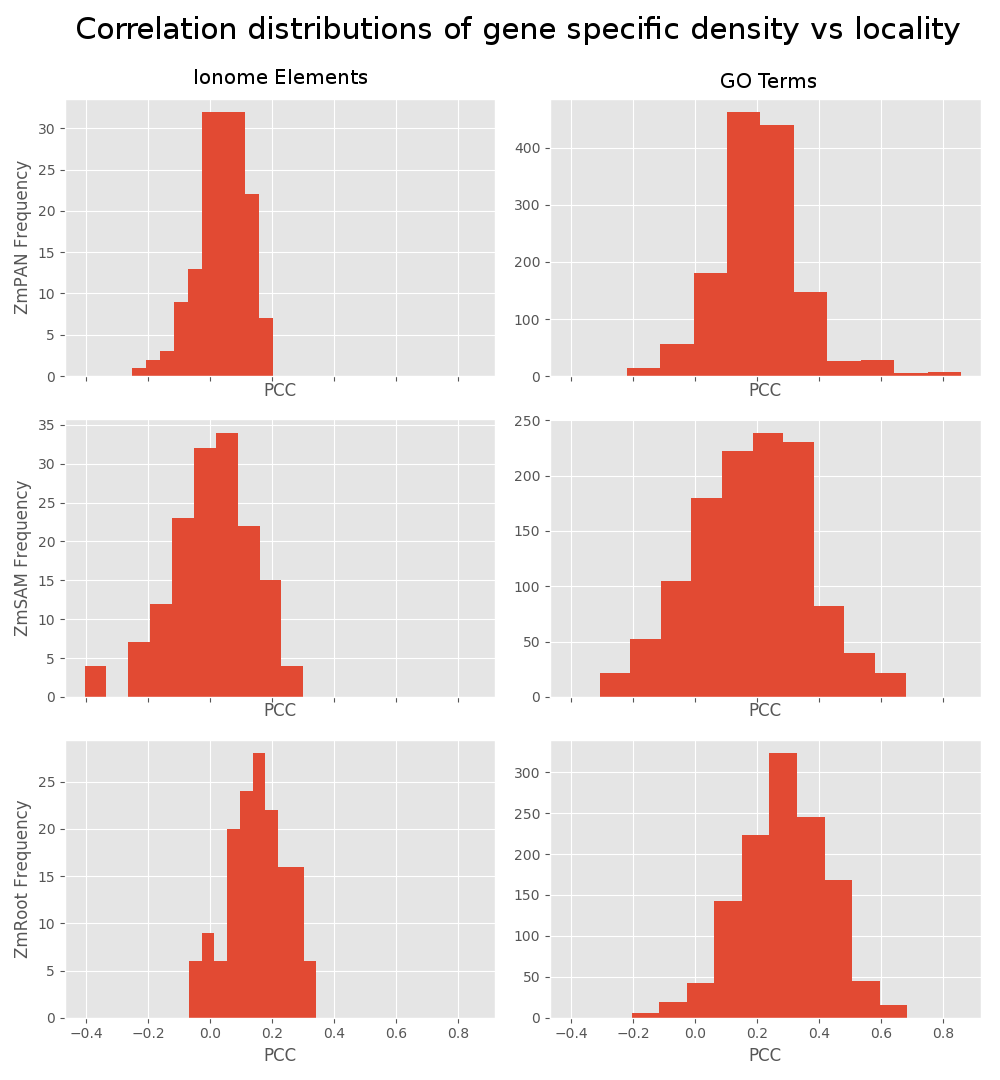
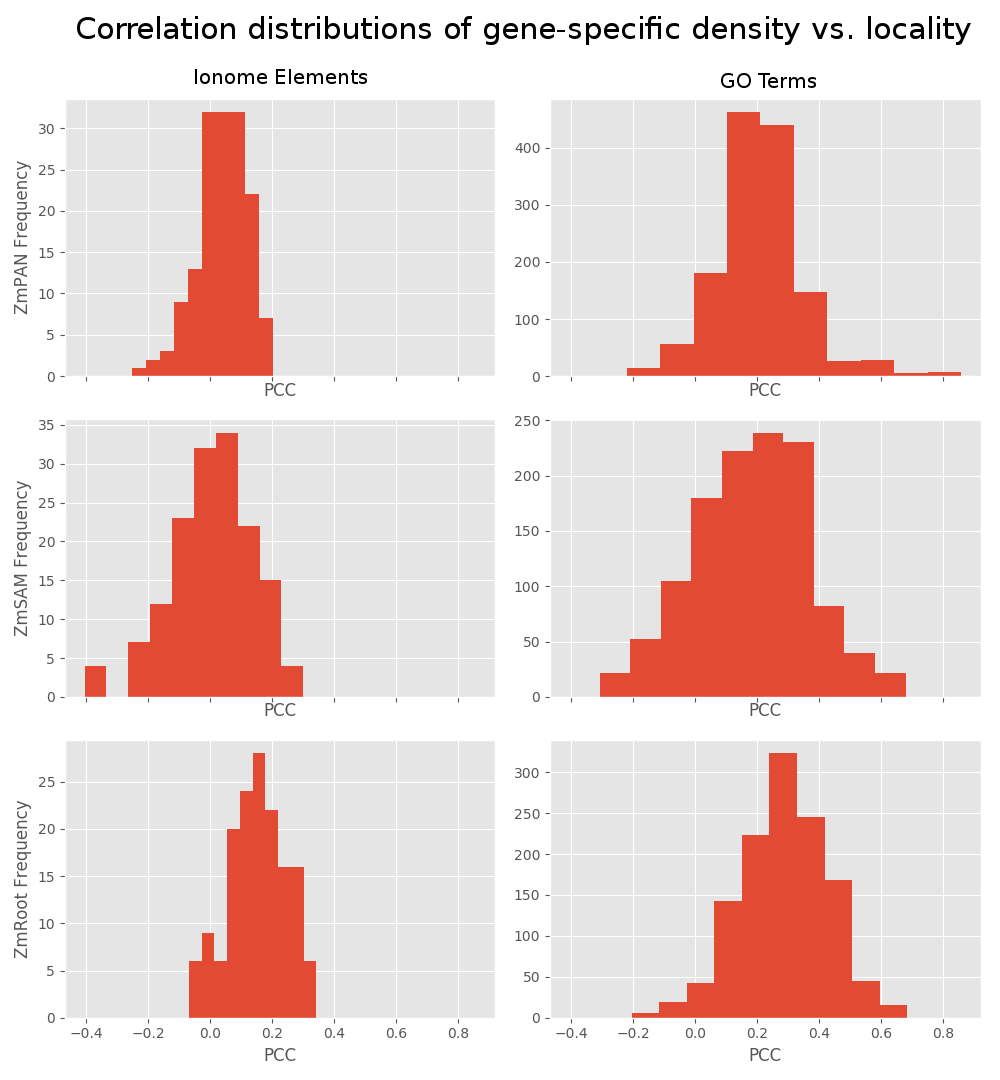
Layer changes from the first 1000 x 1080 image to the second:
painted on "Correlation distributions of g..." over box(279, 16, 971, 45)
